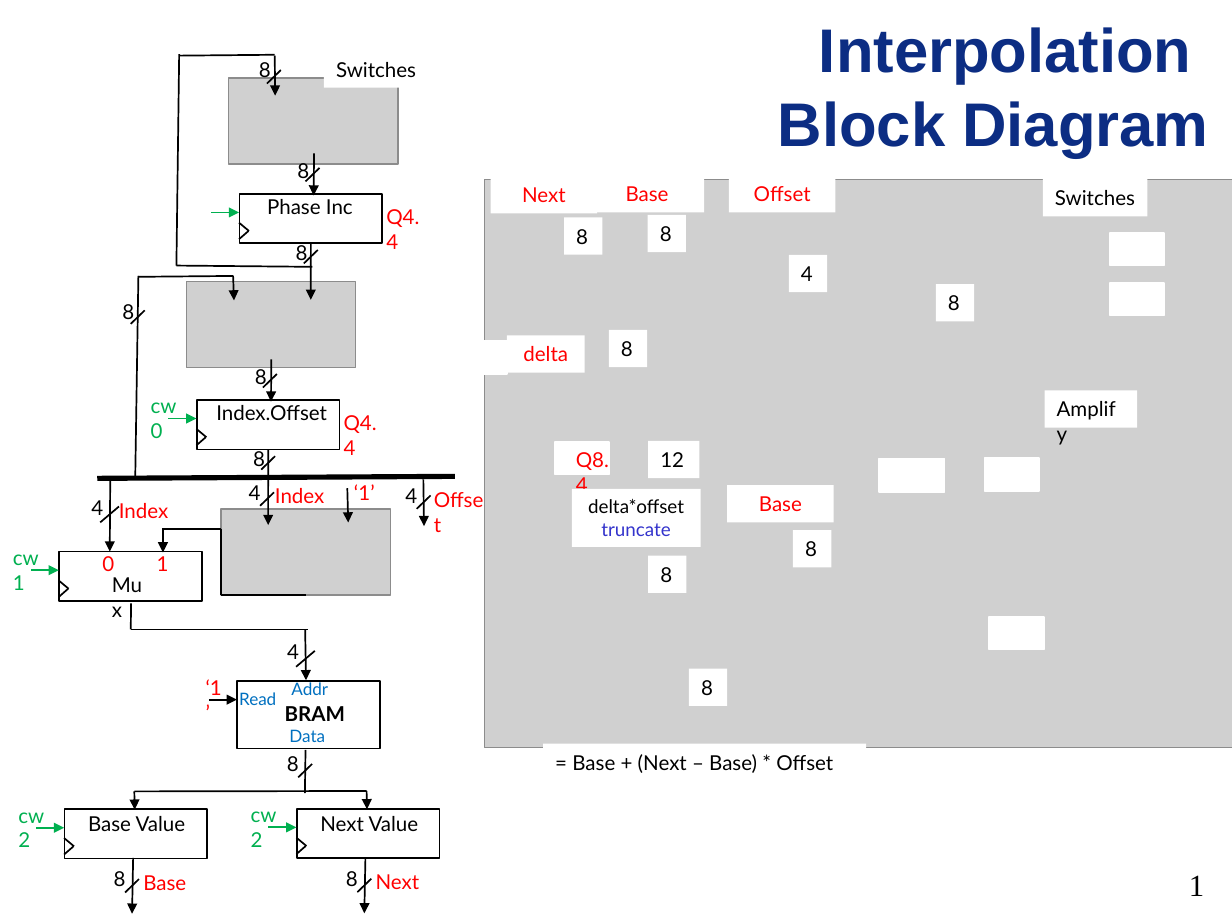
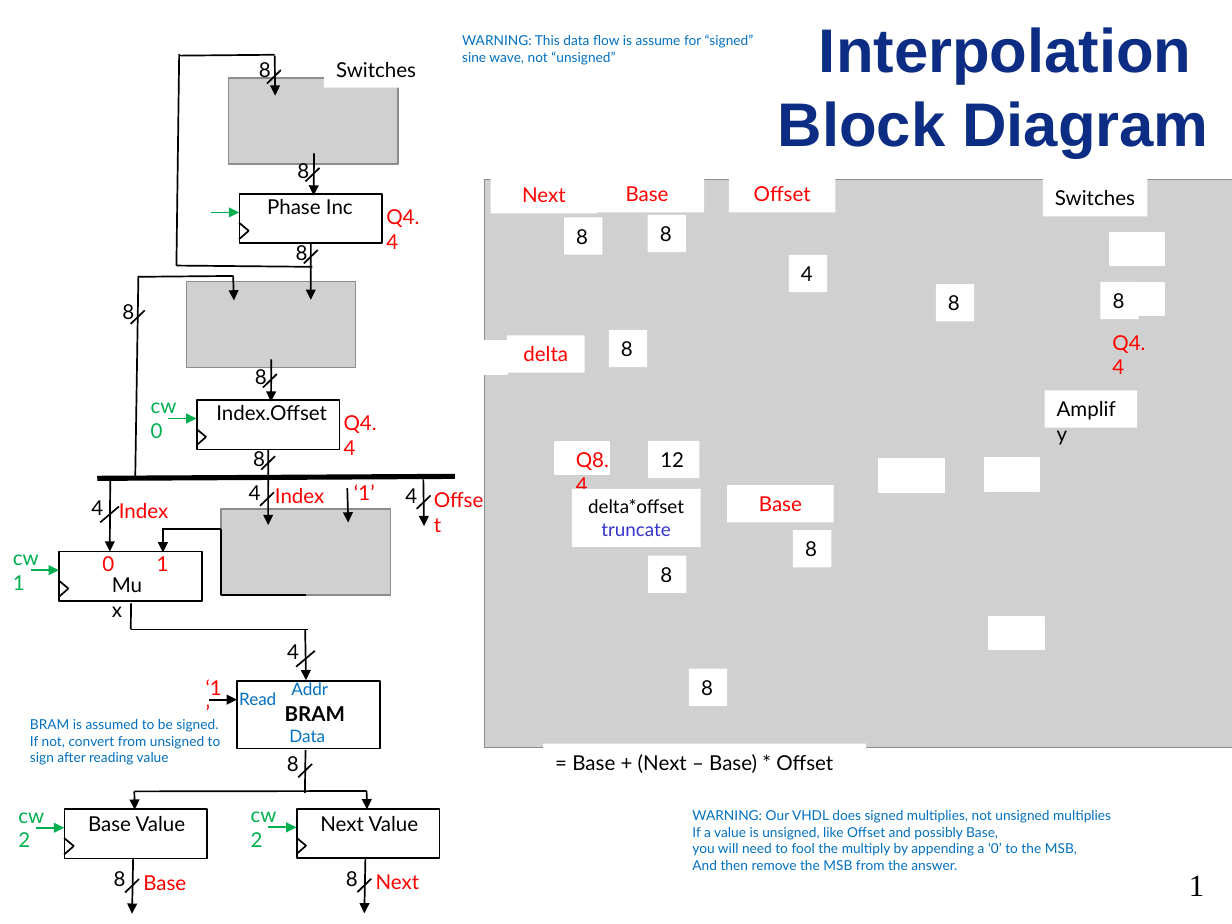
Before and after one commit to GeorgeYork/ECE383_web, a slide deck: slide 1 of lab/lab4/Interpolation_block_diagram.pptx. Drawn at 1232x924 pixels with LibreOffice and Linux fonts; fonts in the diff are those of the drawing; grey boxes stand for pictures. Boxes give left, top, right and bottom in pixels: in the first picture for what was removed or moved away, otherwise in the second. Text is boxed around its words. In the diff, an @@ line names an element or a change of style, - is before the commit and + after.

```diff
--- a/lab/lab4/Interpolation_block_diagram.pptx
+++ b/lab/lab4/Interpolation_block_diagram.pptx
@@ text added at bbox=[462, 34, 754, 65], 8 pt, text #0070C0 @@
+WARNING: This data flow is assume for “signed” sine wave, not “unsigned”
@@ rectangle added at bbox=[1100, 282, 1138, 319], fill #FFFFFF, 12 pt, text #000000 @@
+8
@@ text added at bbox=[1112, 335, 1145, 374], 12 pt, text #FF0000 @@
+Q4.4
@@ text added at bbox=[30, 719, 221, 765], 8 pt, text #0070C0 @@
+BRAM is assumed to be signed. If not, convert from unsigned to sign after reading value
@@ text added at bbox=[692, 810, 1111, 870], 8 pt, text #0070C0 @@
+WARNING: Our VHDL does signed multiplies, not unsigned multiplies
+If a value is unsigned, like Offset and possibly Base,
+you will need to fool the multiply by appending a ‘0’ to the MSB,
+And then remove the MSB from the answer.
```
Also in this commit, not shown: 2 other files.
